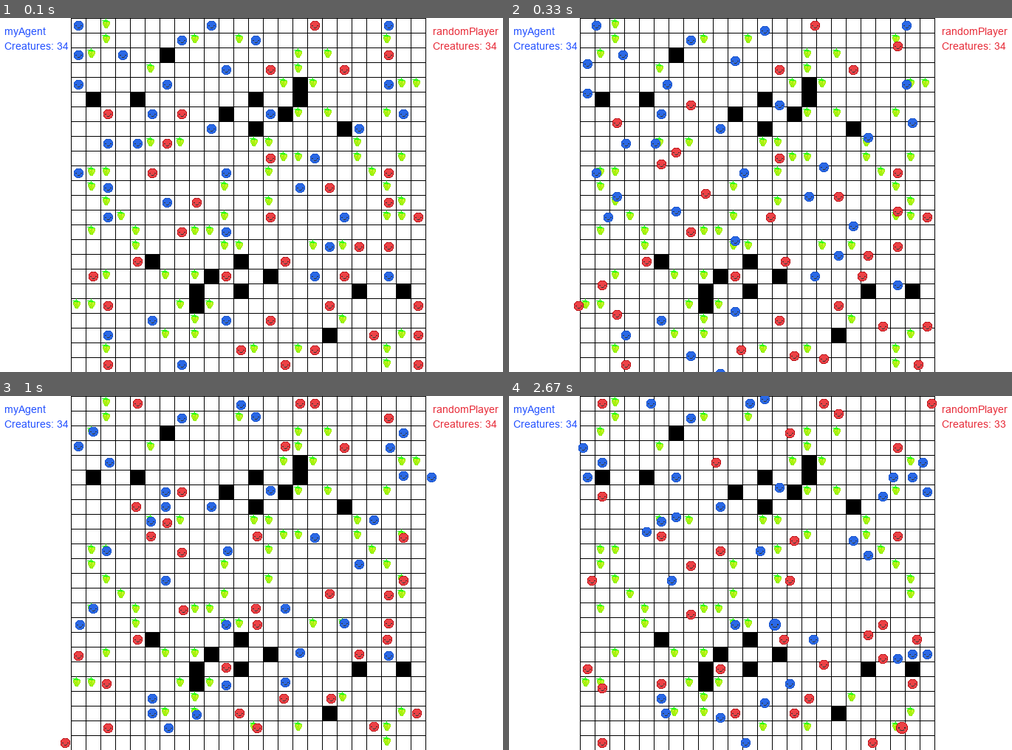
Above: before the commit, frames 1-4 (two rows, left to right).
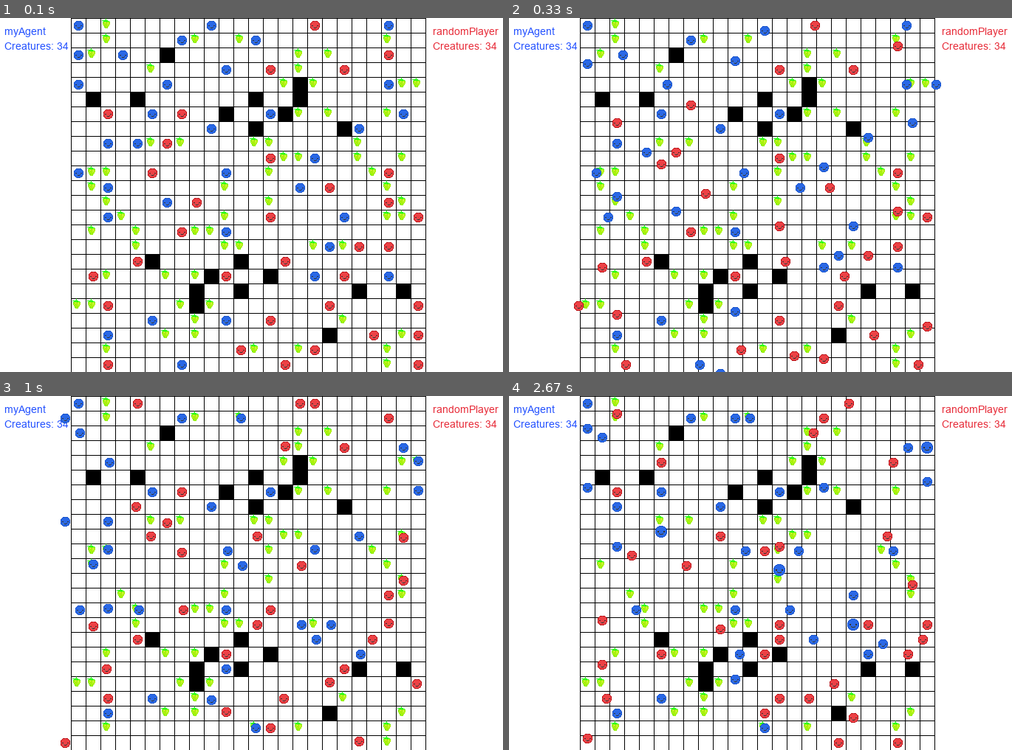
Above: after the commit, the same moments.

Repository: ryan-creator/Artificial-Intelligence
Game: pygame game, started from game.py
Same seed, same stepped clock (60 frames per second), same inputs: the game is played once before the commit and once after it.
Inputs:
- Up to frame 1 (0.1 s): no input
- Up to frame 2 (0.33 s): no input
- Up to frame 3 (1 s): no input
- Up to frame 4 (2.67 s): no input

Frame 1 is identical in both runs. In frame 2, 1.4% of the frame differs, in the area x 14-86%, y 0-100%; in frame 3, 3.5%; in frame 4, 5.6%, in the area x 13-99%, y 0-100%.

Commit message:
Final commit

Diff:
--- a/defaults.py
+++ b/defaults.py
@@ -9,7 +9,7 @@
    "player2": "randomPlayer",
 
    # Game for which to show visualisations
-    "show_games": [1, 500],
+    "show_games": [1, 50, 100, 200, 300, 400, 450, 500],
 
    # Games for which to save visualisations (for later re-viewing)
     "save_games": [],
--- a/myAgent.py
+++ b/myAgent.py
@@ -1,5 +1,3 @@
-from statistics import mean
-
 import matplotlib.pyplot as plt
 import numpy as np
 import random
@@ -9,11 +7,11 @@
 nPercepts = 75  # This is the number of percepts
 nActions = 7  # This is the number of actions
 nChromosome = 9  # Length of a chromosome
-tournament_winners = 3
+tournament_winners = 5
 game_count = 0  # Keep track of the game count
 generation_fitness = np.zeros(defaults.game_params['nGames'])
 temp_array = np.zeros(100)
-create_chart = True
+create_chart = False
 
 
 class MyCreature:
@@ -60,6 +58,8 @@
                     if np.abs(creature_map[j, i]) < my_size:
                         small_enemy = True
                         enemy_direction = i + j
+                    elif np.abs(creature_map[j, i]) == my_size:
+                        continue
                     else:
                         large_enemy = True
                         enemy_direction = i + j
@@ -68,7 +68,7 @@
         # creature and food then it depends on the creatures personality on what happens. If there are no
         # large, small creatures or food then no actions are set.
         if small_enemy and food:
-            if hungary > hunter and hungary > coward:
+            if hungary >= hunter and hungary > coward:
                 if food_map[2, 2] == 1:
                     actions[5] += self.chromosome[3]
                 elif food_direction > 4:
@@ -85,7 +85,7 @@
                     actions[0] += self.chromosome[2]
                     actions[1] += self.chromosome[0]
         elif large_enemy and food:
-            if hungary > coward:
+            if hungary >= coward:
                 if food_map[2, 2] == 1:
                     actions[5] += self.chromosome[3]
                 elif food_direction > 4:
@@ -101,40 +101,43 @@
                 else:
                     actions[0] += self.chromosome[2]
                     actions[1] += self.chromosome[0]
-        elif food:
-            if food_direction > 4:
-                actions[2] += self.chromosome[4]
-                actions[3] += self.chromosome[3]
-            else:
-                actions[0] += self.chromosome[3]
-                actions[1] += self.chromosome[5]
-        elif small_enemy and hunter > coward:
-            if enemy_direction > 4:
-                actions[2] += self.chromosome[2]
-                actions[3] += self.chromosome[1]
-            else:
-                actions[0] += self.chromosome[0]
-                actions[1] += self.chromosome[1]
-        elif large_enemy:
-            if enemy_direction < 4:
-                actions[2] += self.chromosome[6]
-                actions[3] += self.chromosome[7]
-            else:
-                actions[0] += self.chromosome[7]
-                actions[1] += self.chromosome[6]
+        else:
+            if food:
+                if food_map[2, 2] == 1:
+                    actions[5] += self.chromosome[3]
+                elif food_direction > 4:
+                    actions[2] += self.chromosome[4]
+                    actions[3] += self.chromosome[3]
+                else:
+                    actions[0] += self.chromosome[3]
+                    actions[1] += self.chromosome[5]
+            elif small_enemy:
+                if enemy_direction > 4:
+                    actions[2] += self.chromosome[2]
+                    actions[3] += self.chromosome[1]
+                else:
+                    actions[0] += self.chromosome[0]
+                    actions[1] += self.chromosome[1]
+            elif large_enemy:
+                if enemy_direction < 4:
+                    actions[2] += self.chromosome[6]
+                    actions[3] += self.chromosome[7]
+                else:
+                    actions[0] += self.chromosome[7]
+                    actions[1] += self.chromosome[6]
 
         # This code is designed to prevent wasted moves (not trying to move onto a wall or a friendly creature) For
         # example if there is a wall above the creature (wall_map[2, 1]) and they have an action score to move
         # up, then append the corresponding chromosome for the action score for moving down
         # (away from the wall or friendly creature).
         if np.abs(wall_map[2, 1]) == 1 or np.abs(creature_map[2, 1] and actions[0] != 0) < 0:
-            actions[2] += self.chromosome[0]
+            actions[0] = 0
         if np.abs(wall_map[1, 2]) == 1 or np.abs(creature_map[1, 2] and actions[1] != 0) < 0:
-            actions[3] += self.chromosome[1]
+            actions[1] = 0
         if np.abs(wall_map[2, 3]) == 1 or np.abs(creature_map[2, 3] and actions[2] != 0) < 0:
-            actions[0] += self.chromosome[2]
+            actions[2] = 0
         if np.abs(wall_map[3, 2]) == 1 or np.abs(creature_map[3, 2] and actions[3] != 0) < 0:
-            actions[1] += self.chromosome[3]
+            actions[3] = 0
 
         # Do nothing
         actions[4] = self.chromosome[6]
